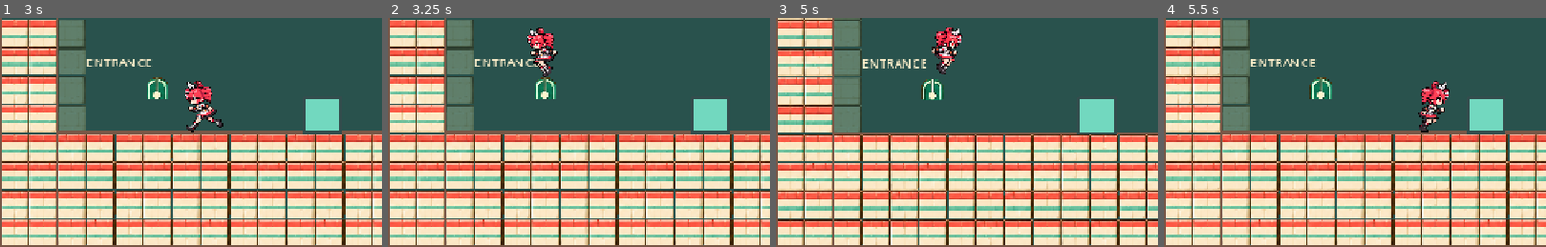
Above: before the commit, frames 1-4 (left to right).
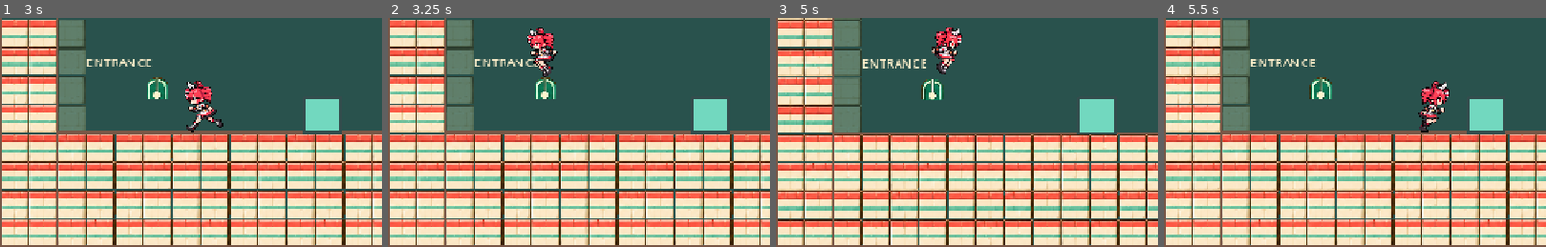
Above: after the commit, the same moments.

Repository: syun77/gd_bungee_gum
Game: Godot game, scene res://scenes/game.tscn
Same seed, same stepped clock (60 frames per second), same inputs: the game is played once before the commit and once after it.
Inputs (mouse positions are % of the whole screen's width and height, from its top left):
- Up to frame 1 (3 s): tap Enter at 0.5 s; move the mouse to (45, 70) at 0.52 s; hold Z (jump) 0.53-1.28 s; hold D (move_right) 0.53-2.03 s; click (45, 70) at 0.67 s; move the mouse to (80, 65) at 1.27 s; tap Down (aim_down) at 1.35 s; tap Z (jump) at 1.52, 1.55, 1.82 s; move the mouse to (20, 35) at 2.02 s; hold Z (jump) 2.03-2.78 s; hold A (move_left) from 2.03 s (still down); tap Left (aim_left) at 2.1 s; move the mouse to (55, 50) at 2.77 s; tap Right (aim_right) at 2.85 s; click (55, 50) at 2.92 s
- Up to frame 2 (3.25 s): keep holding A (move_left); tap Z (jump) at 3.02, 3.05 s
- Up to frame 3 (5 s): tap Z (jump) at 3.32, 4.52, 4.55, 4.82 s; move the mouse to (35, 25) at 3.52 s; hold Z (jump) 3.53-4.28 s; tap Up (aim_up) at 3.6 s; move the mouse to (72, 45) at 4.27 s; release A (move_left) at 4.28 s; hold D (move_right) from 4.28 s (still down); tap X (gum_action) at 4.35 s
- Up to frame 4 (5.5 s): keep holding D (move_right); move the mouse to (30, 55) at 5.02 s; hold Z (jump) from 5.03 s (still down); tap 1 at 5.1 s; click (30, 55) at 5.17 s
The pictures show only the part of the screen within x 0-50%, y 50-100%; the shares and areas given below are measured in that part.

Frame 1 is identical in both runs. In frame 2, 0.1% of the frame differs, in the area x 38-45%, y 4-25%; in frame 3, 0.1%; in frame 4, 0.2%, in the area x 66-75%, y 27-48%.

Commit message:
角ジャンプ不具合を修正

Diff:
--- a/gd-bungee-gum/scripts/player.gd
+++ b/gd-bungee-gum/scripts/player.gd
@@ -13,7 +13,6 @@
 var control_velocity := Vector2.ZERO
 var kick_available := true
 var coyote_remaining := 0.0
-var coyote_normal := Vector2.UP
 var coyote_gravity_velocity := Vector2.ZERO
 var landing_time := 0.0
 var gum: Node2D
@@ -66,7 +65,6 @@
 	var touching := grounded or is_on_wall() or is_on_ceiling()
 	if grounded:
 		coyote_remaining = settings.coyote_time
-		coyote_normal = get_floor_normal()
 		coyote_gravity_velocity = Vector2.ZERO
 	else:
 		coyote_remaining = maxf(minf(coyote_remaining, settings.coyote_time) - delta, 0.0)
@@ -95,23 +93,23 @@
 			result = "ACCEPTED_COYOTE" if coyote_kick else "ACCEPTED"
 		_log_jump_state(result)
 	if jump_requested and can_kick:
-		var normal := coyote_normal
-		if touching:
-			normal = get_floor_normal() if grounded else (get_wall_normal() if is_on_wall() else Vector2.DOWN)
+		var kick_direction := Vector2.UP
+		if touching and not grounded:
+			kick_direction = get_wall_normal() if is_on_wall() else Vector2.DOWN
 		var external_before := external_velocity
 		var compensation := Vector2.ZERO
 		if coyote_kick:
-			var falling_speed := maxf(-external_velocity.dot(normal), 0.0)
-			var gravity_fall := maxf(-coyote_gravity_velocity.dot(normal), 0.0)
-			compensation = normal * minf(falling_speed, gravity_fall)
+			var falling_speed := maxf(external_velocity.y, 0.0)
+			var gravity_fall := maxf(coyote_gravity_velocity.y, 0.0)
+			compensation = Vector2.UP * minf(falling_speed, gravity_fall)
 			external_velocity += compensation
-		var impulse := normal * settings.kick_speed
+		var impulse := kick_direction * settings.kick_speed
 		external_velocity += impulse
 		if settings.jump_diagnostics:
 			print("[JumpDiagnostic] KICK_APPLIED tick=%d feet=%s source=%s normal=%s angle_from_up_deg=%.3f impulse=%s compensation=%s external_before=%s external_after=%s control=%s launch=%s delta=%.6f" % [
 				Engine.get_physics_frames(), global_position,
 				"coyote" if coyote_kick else ("floor" if grounded else ("wall" if is_on_wall() else "ceiling")),
-				normal, rad_to_deg(Vector2.UP.angle_to(normal)), impulse, compensation,
+				kick_direction, rad_to_deg(Vector2.UP.angle_to(kick_direction)), impulse, compensation,
 				external_before, external_velocity, control_velocity, control_velocity + external_velocity, delta])
 		kick_available = false
 		coyote_remaining = 0.0
--- a/gd-bungee-gum/tools/verify_player.gd
+++ b/gd-bungee-gum/tools/verify_player.gd
@@ -88,6 +88,7 @@
 	await ticks(25)
 	assert(player.position.x >= 73.0)
 	assert(absf(player.external_velocity.x) < 0.1, "Wall must clear inward external momentum")
+	await verify_floor_kick_direction(game)
 	await verify_coyote_time(game)
 	await verify_coyote_gravity_compensation(game)
 	await verify_wall_landing_jump(game)
@@ -203,9 +204,9 @@
 		player.simulate(1.0 / 60.0, false, true)
 		var expected := before + Vector2(0, game.settings.gravity / 60.0)
 		if scenario == "within":
-			var normal: Vector2 = player.coyote_normal
+			var normal := Vector2.UP
 			var correction := minf(maxf(-expected.dot(normal), 0.0), maxf(-gravity_budget.dot(normal), 0.0))
-			expected += normal * (game.settings.kick_speed + correction)
+			expected += Vector2.UP * (game.settings.kick_speed + correction)
 		assert(player.external_velocity.is_equal_approx(expected), "Coyote impulse eligibility: " + scenario)
 		assert(player.coyote_remaining == 0.0, "Grace must be consumed or expired")
 		# Repeated airborne requests cannot use the same grace twice.
@@ -223,10 +224,10 @@
 	var original_diagnostics: bool = game.settings.jump_diagnostics
 	game.settings.jump_diagnostics = false
 	game.settings.coyote_time = 0.2
-	for normal in [Vector2.UP, Vector2(0.6, -0.8)]:
+	for horizontal_speed in [-140.0, 0.0, 140.0]:
 		for dt in [1.0 / 60.0, 1.0 / 120.0]:
 			for delay in [2, 6, 10]:
-				for normal_speed in [0.0, -500.0, 30.0, 300.0]:
+				for vertical_speed in [0.0, 500.0, -30.0, -300.0]:
 					# Isolate airborne momentum after departure; the platform test covers real contact.
 					player.position = Vector2(12000, 0)
 					player.external_velocity = Vector2.ZERO
@@ -234,11 +235,9 @@
 					await physics_frame
 					player.simulate(dt)
 					assert(not player.is_on_floor() and not player.is_on_wall())
-					player.coyote_normal = normal
 					player.coyote_remaining = 0.2
 					player.coyote_gravity_velocity = Vector2.ZERO
-					var tangent: Vector2 = normal.orthogonal()
-					var initial: Vector2 = normal * normal_speed + tangent * 140.0
+					var initial := Vector2(horizontal_speed, vertical_speed)
 					player.external_velocity = initial
 					for tick in delay:
 						await physics_frame
@@ -247,15 +246,51 @@
 					player.simulate(dt, false, true)
 					var gravity_change := Vector2(0, game.settings.gravity * dt * (delay + 1))
 					var expected: Vector2 = initial + gravity_change
-					var inward := maxf(-expected.dot(normal), 0.0)
-					var correction := minf(inward, -gravity_change.dot(normal))
-					expected += normal * (game.settings.kick_speed + correction)
+					var inward := maxf(expected.y, 0.0)
+					var correction := minf(inward, gravity_change.y)
+					expected += Vector2.UP * (game.settings.kick_speed + correction)
 					assert(player.external_velocity.distance_to(expected) < 0.01,
 						"Compensate gravity only; preserve tangent/outward/excess falling momentum")
-					if normal_speed == 0.0:
-						assert(absf(player.external_velocity.dot(normal) - game.settings.kick_speed) < 0.01,
+					assert(is_equal_approx(player.external_velocity.x, horizontal_speed), "Kick and compensation must preserve horizontal momentum")
+					if vertical_speed == 0.0:
+						assert(absf(-player.external_velocity.y - game.settings.kick_speed) < 0.01,
 							"Pure-gravity launch speed must not depend on grace timing")
 					assert(player.coyote_gravity_velocity == Vector2.ZERO)
 	game.settings.coyote_time = original_grace
 	game.settings.jump_diagnostics = original_diagnostics
-	print("PASS: coyote gravity compensation across timings, timesteps, slopes and external momentum")
+	print("PASS: coyote gravity compensation across timings, timesteps and horizontal/upward/excess downward momentum")
+
+func verify_floor_kick_direction(game: Node2D) -> void:
+	game.set_physics_process(false)
+	var player = game.get_node("Player")
+	var platform := StaticBody2D.new()
+	var collider := CollisionShape2D.new()
+	var shape := RectangleShape2D.new()
+	shape.size = Vector2(96, 40)
+	collider.shape = shape
+	platform.add_child(collider)
+	platform.position = Vector2(14000, 660)
+	game.add_child(platform)
+	for side in [-1.0, 1.0]:
+		for coyote in [false, true]:
+			player.position = Vector2(14000 + side * 51, 630)
+			player.external_velocity = Vector2.ZERO
+			player.control_velocity = Vector2.ZERO
+			for tick in 12:
+				await physics_frame
+				player.simulate(1.0 / 60.0)
+			assert(player.is_on_floor(), "Corner fixture must be grounded")
+			assert(absf(player.get_floor_normal().x) > 0.1, "Must exercise a tilted capsule corner normal")
+			if coyote:
+				player.position += Vector2(side * 30, -5)
+				for tick in 3:
+					await physics_frame
+					player.simulate(1.0 / 60.0)
+				assert(not player.is_on_floor() and player.coyote_remaining > 0.0)
+			var before: Vector2 = player.external_velocity
+			await physics_frame
+			player.simulate(1.0 / 60.0, false, true)
+			assert(absf(player.external_velocity.x - before.x) < 0.01, "Corner floor/coyote kick must add no horizontal velocity")
+			assert(player.external_velocity.y < -300.0 and not player.is_on_floor())
+	platform.queue_free()
+	print("PASS: left/right tilted corner floor and delayed coyote launches add no horizontal velocity")
Not shown, changed: AGENTS.md
Not shown, changed: WORKLOG.md
Not shown, changed: specs/game-settings.md
Not shown, changed: specs/godot-implementation-plan.md
Not shown, changed: specs/keyboard-controls.md
Not shown, changed: specs/player-controller.md
